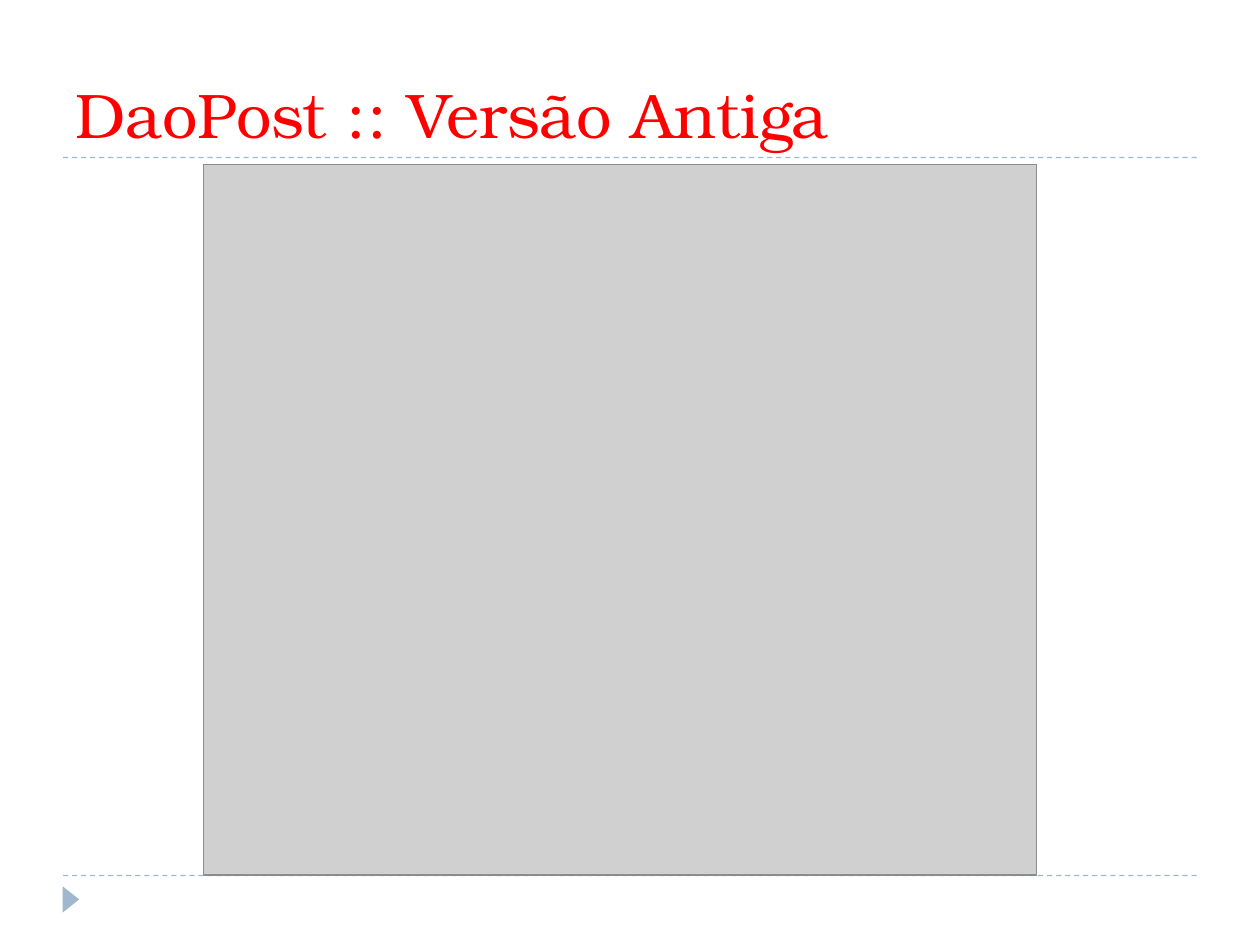
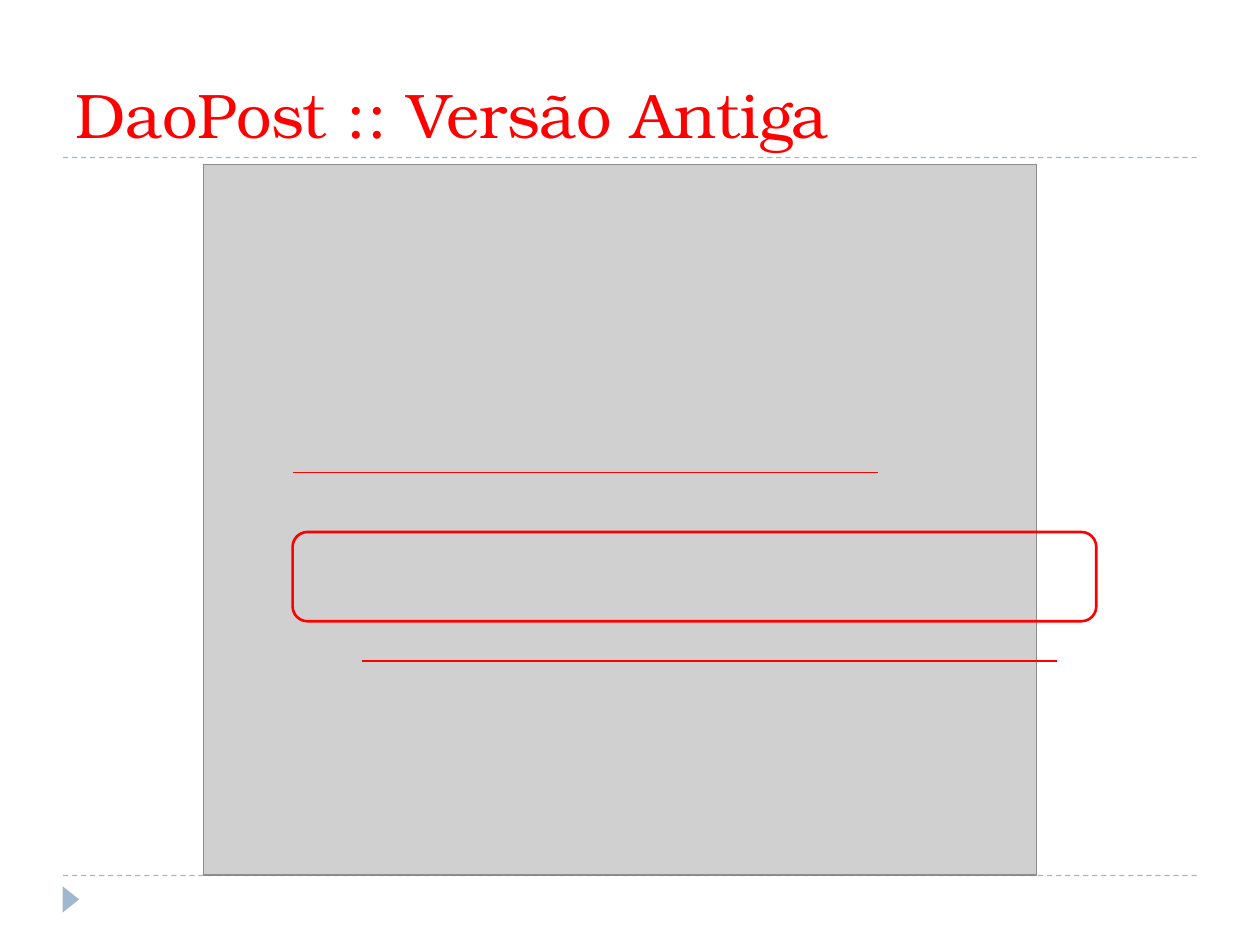
Before and after one commit to suzynerd/Padr-oAdapterSysRedIN, a slide deck: slide 10 of Adapter.pptx. Drawn at 1260x945 pixels with LibreOffice and Linux fonts; fonts in the diff are those of the drawing; grey boxes stand for pictures. Boxes give left, top, right and bottom in pixels: in the first picture for what was removed or moved away, otherwise in the second. Text is boxed around its words. In the diff, an @@ line names an element or a change of style, - is before the commit and + after.

```diff
--- a/Adapter.pptx
+++ b/Adapter.pptx
@@ line added from (292, 472) to (878, 472), #FF0000 0.75 pt @@
@@ rounded rectangle added at <box>292,532,1096,621</box>, outline #FF0000 1.5 pt @@
@@ line added from (362, 662) to (1057, 662), #FF0000 0.75 pt @@
```
Also in this commit, not shown: 1 other slide changed, 2 slides added, 2 slides removed, 1 other file.
